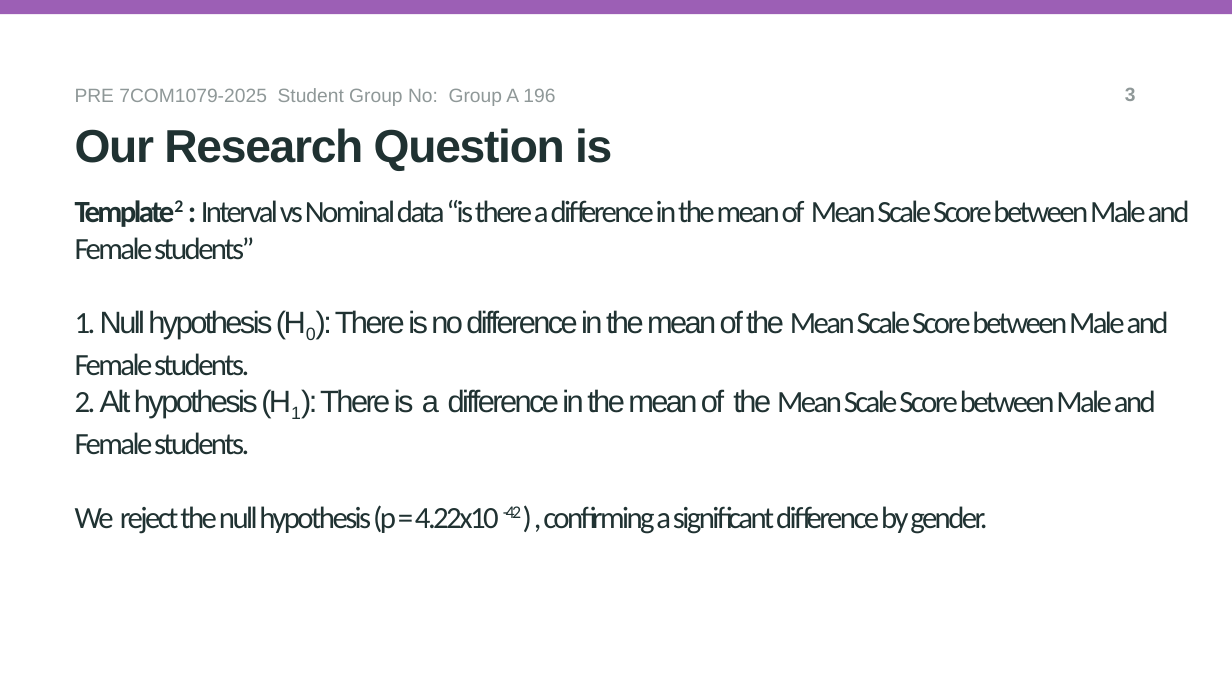
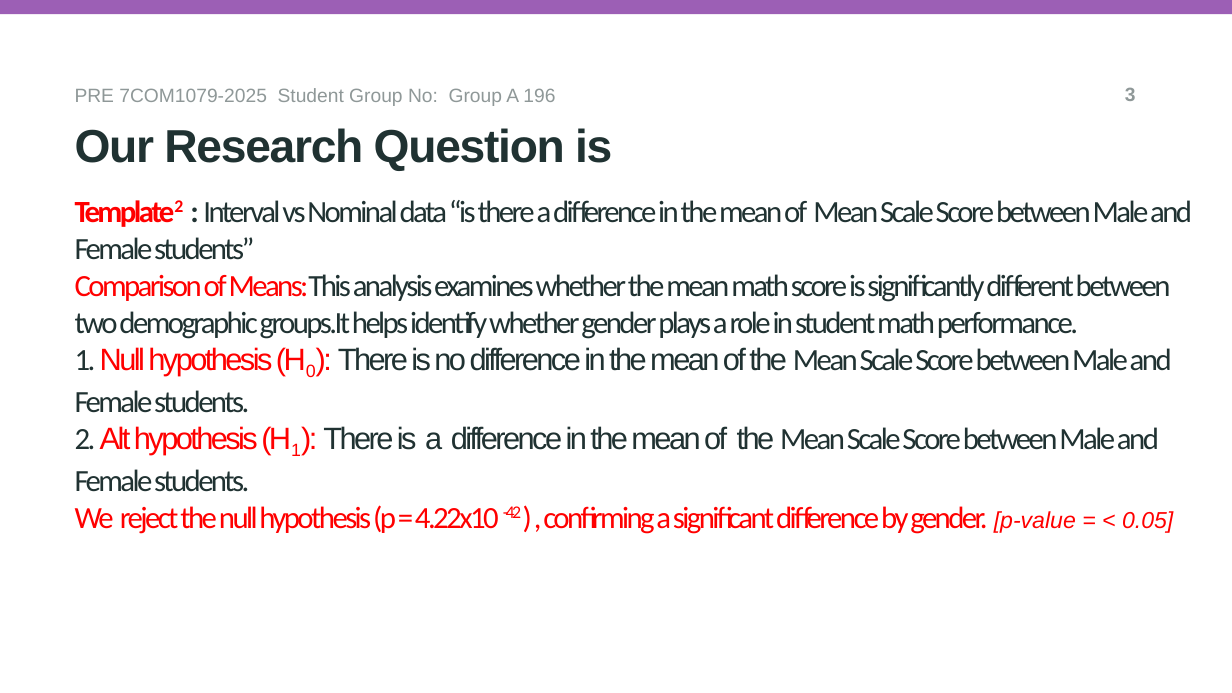
Before and after one commit to sg25acd/7COM1079-Group-A-196, a slide deck: slide 4 of research_question.ppt.pptx. Drawn at 1232x693 pixels with LibreOffice and Linux fonts; fonts in the diff are those of the drawing; background and template pictures are left out. Boxes give left, top, right and bottom in pixels: in the first picture for what was removed or moved away, otherwise in the second. Text is boxed around its words. In the diff, an @@ line names an element or a change of style, - is before the commit and + after.

Commit message:
The PPT ready for final presentation

```diff
--- a/research_question.ppt.pptx
+++ b/research_question.ppt.pptx
@@ title at [75, 200, 1192, 534]: text changed @@
-Template2 : Interval vs Nominal data “is there a difference in the mean of Mean Scale Score between Male and Female students”
-1. Null hypothesis (H0): There is no difference in the mean of the Mean Scale Score between Male and Female students.
-2. Alt hypothesis (H1): There is a difference in the mean of the Mean Scale Score between Male and Female students.
-We reject the null hypothesis (p = 4.22x10 -42 ) , confirming a significant difference by gender.
+Template2 : Interval vs Nominal data “is there a difference in the mean of Mean Scale Score between Male and Female students”
+Comparison of Means:This analysis examines whether the mean math score is significantly different between two demographic groups.It helps identify whether gender plays a role in student math performance.
+1. Null hypothesis (H0): There is no difference in the mean of the Mean Scale Score between Male and Female students.
+2. Alt hypothesis (H1): There is a difference in the mean of the Mean Scale Score between Male and Female students.
+We reject the null hypothesis (p = 4.22x10 -42 ) , confirming a significant difference by gender. [p-value = < 0.05]
```
Also in this commit, not shown: 3 other slides changed, 2 other files.
